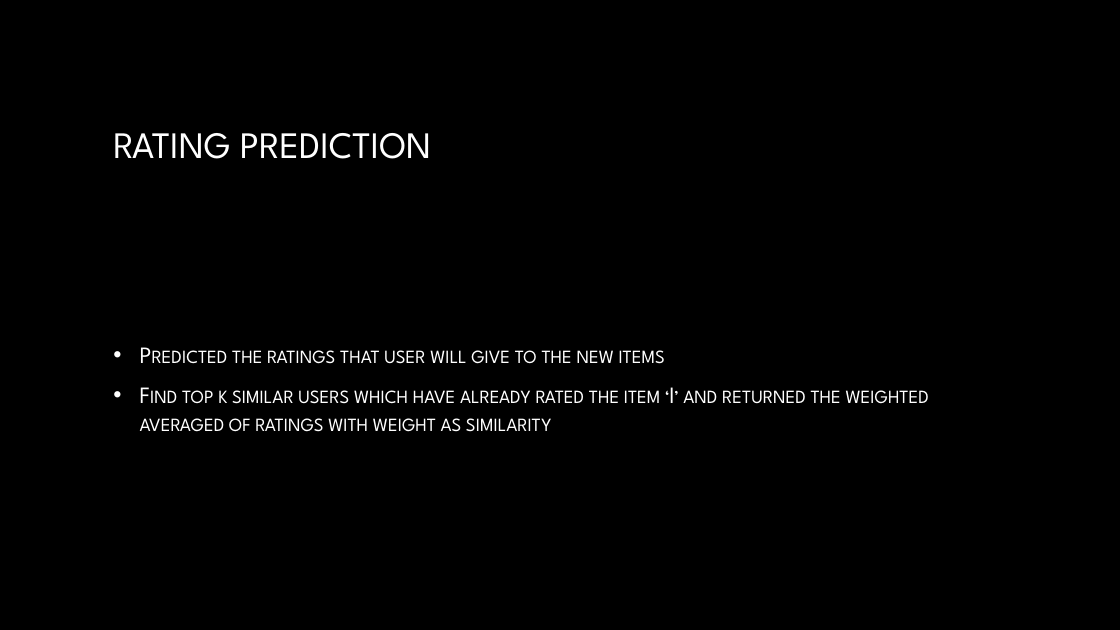
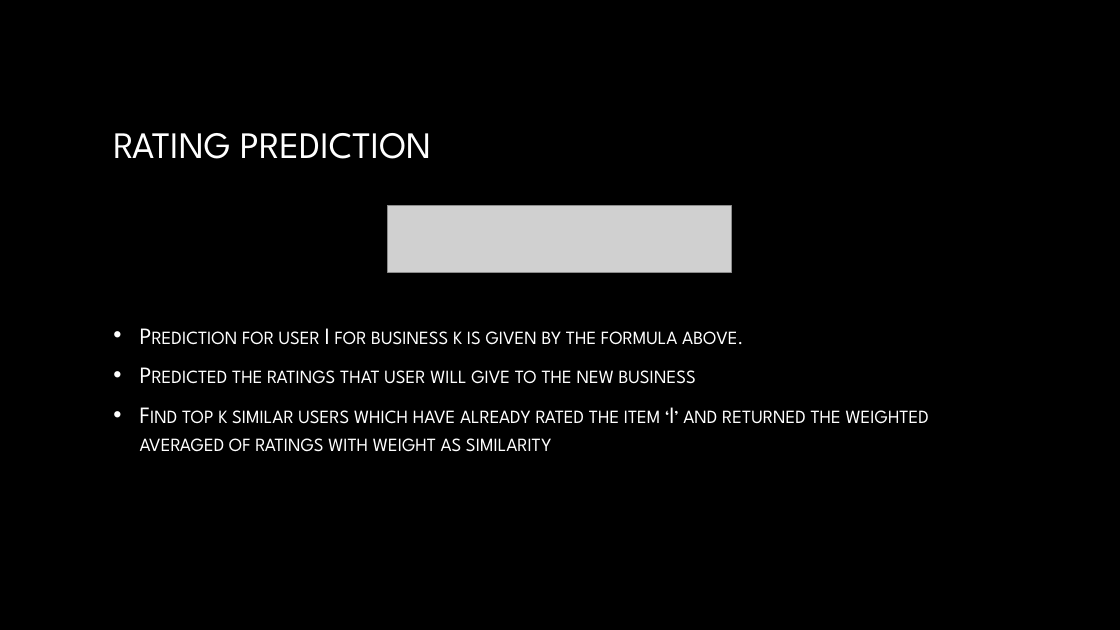
Before and after one commit to AbhayKasturia/YelpRecommendationSystem, a slide deck: slide 15 of Final_Presentation/draft_presentation.pptx. Drawn at 1120x630 pixels with LibreOffice and Linux fonts; fonts in the diff are those of the drawing; grey boxes stand for pictures; background and template pictures are left out. Boxes give left, top, right and bottom in pixels: in the first picture for what was removed or moved away, otherwise in the second. Text is boxed around its words. In the diff, an @@ line names an element or a change of style, - is before the commit and + after.

Commit message:
presentation

```diff
--- a/Final_Presentation/draft_presentation.pptx
+++ b/Final_Presentation/draft_presentation.pptx
@@ picture added at (x1=388, y1=206, x2=732, y2=272) @@
@@ text at (x1=232, y1=328, x2=743, y2=384): text changed @@
-• Predicted the ratings that user will give to the new items
+• Prediction for user I for business k is given by the formula above.
+• Predicted the ratings that user will give to the new business
```
Also in this commit, not shown: 3 other slides changed, 5 slides added, 2 slides removed.
